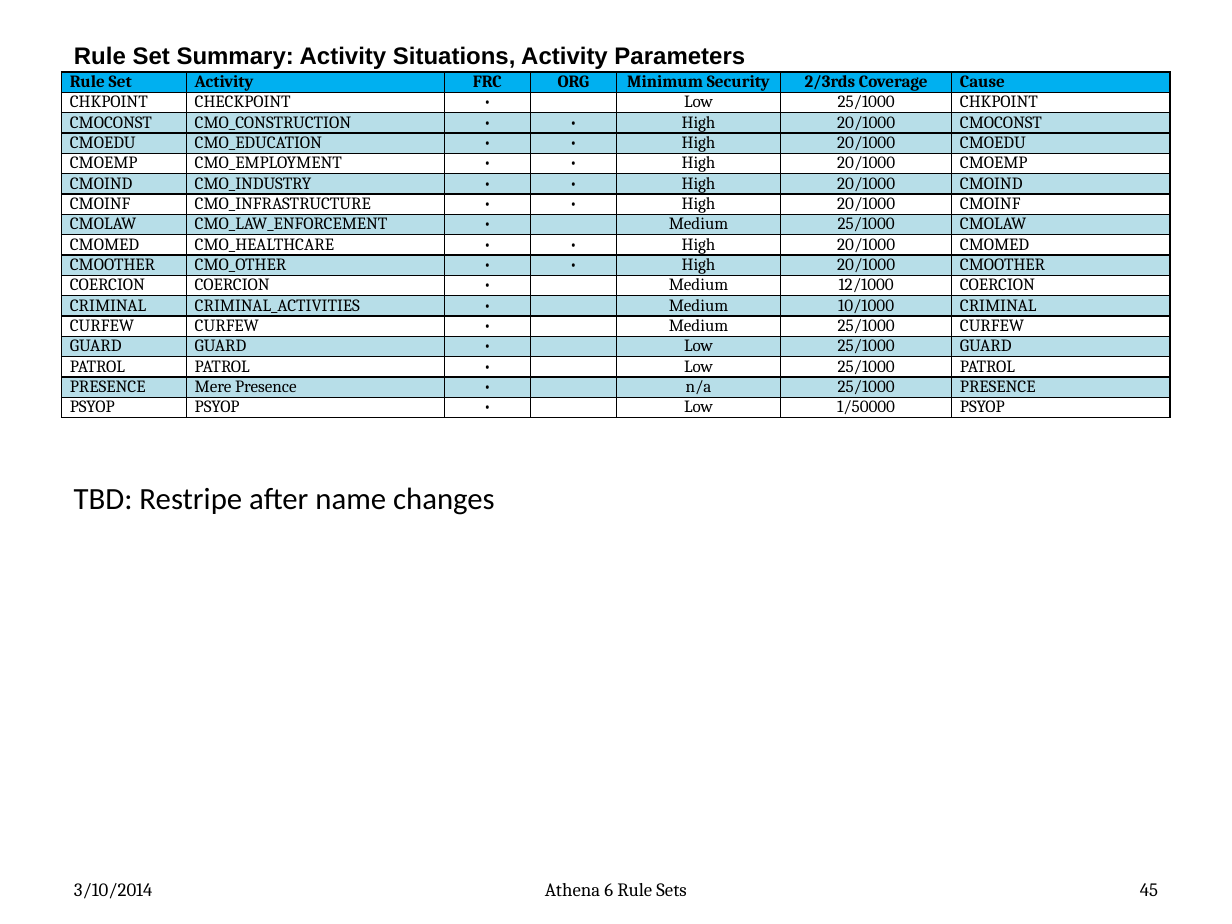
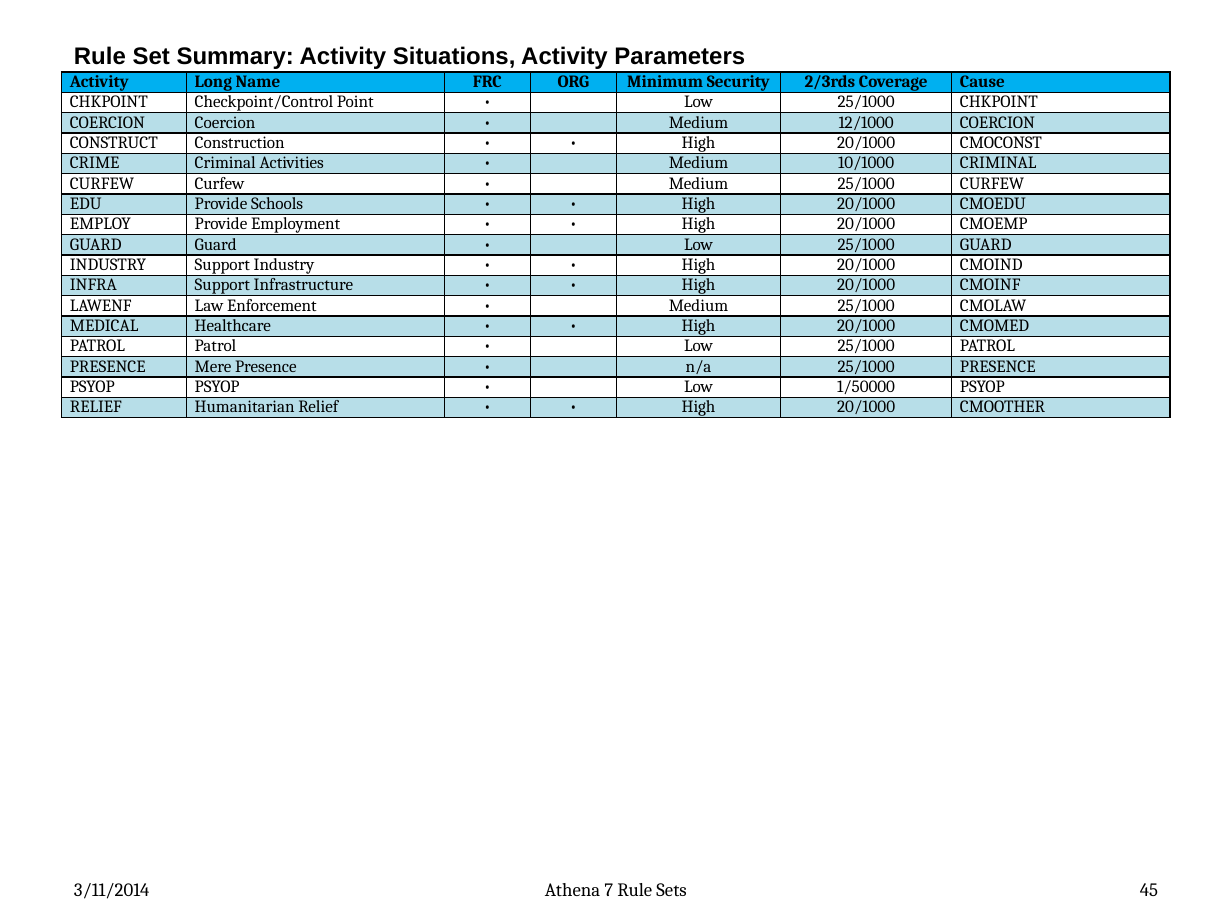
Before and after one commit to AthenaModel/athena-legacy, a slide deck: slide 45 of docs/dev/rules.pptx. Drawn at 1232x924 pixels with LibreOffice and Linux fonts; fonts in the diff are those of the drawing. Boxes give left, top, right and bottom in pixels: in the first picture for what was removed or moved away, otherwise in the second. Text is boxed around its words. In the diff, an @@ line names an element or a change of style, - is before the commit and + after.

Commit message:
Fixed Bug #{4429}
Renamed all of the activity and actsit rule set names according to the
attached memo.  Updated the code, the tests, and the documentation.

```diff
--- a/docs/dev/rules.pptx
+++ b/docs/dev/rules.pptx
@@ table at box(62, 71, 1169, 420) @@
-row 1: Rule Set | Activity | FRC | ORG | Minimum Security | 2/3rds Coverage | Cause
-row 2: CHKPOINT | CHECKPOINT | • |  | Low | 25/1000 | CHKPOINT
-row 3: CMOCONST | CMO_CONSTRUCTION | • | • | High | 20/1000 | CMOCONST
-row 4: CMOEDU | CMO_EDUCATION | • | • | High | 20/1000 | CMOEDU
-row 5: CMOEMP | CMO_EMPLOYMENT | • | • | High | 20/1000 | CMOEMP
-row 6: CMOIND | CMO_INDUSTRY | • | • | High | 20/1000 | CMOIND
-row 7: CMOINF | CMO_INFRASTRUCTURE | • | • | High | 20/1000 | CMOINF
-row 8: CMOLAW | CMO_LAW_ENFORCEMENT | • |  | Medium | 25/1000 | CMOLAW
-row 9: CMOMED | CMO_HEALTHCARE | • | • | High | 20/1000 | CMOMED
-row 10: CMOOTHER | CMO_OTHER | • | • | High | 20/1000 | CMOOTHER
-row 11: COERCION | COERCION | • |  | Medium | 12/1000 | COERCION
-row 12: CRIMINAL | CRIMINAL_ACTIVITIES | • |  | Medium | 10/1000 | CRIMINAL
-row 13: CURFEW | CURFEW | • |  | Medium | 25/1000 | CURFEW
-row 14: GUARD | GUARD | • |  | Low | 25/1000 | GUARD
-row 15: PATROL | PATROL | • |  | Low | 25/1000 | PATROL
+row 1: Activity | Long Name | FRC | ORG | Minimum Security | 2/3rds Coverage | Cause
+row 2: CHKPOINT | Checkpoint/Control Point | • |  | Low | 25/1000 | CHKPOINT
+row 3: COERCION | Coercion | • |  | Medium | 12/1000 | COERCION
+row 4: CONSTRUCT | Construction | • | • | High | 20/1000 | CMOCONST
+row 5: CRIME | Criminal Activities | • |  | Medium | 10/1000 | CRIMINAL
+row 6: CURFEW | Curfew | • |  | Medium | 25/1000 | CURFEW
+row 7: EDU | Provide Schools | • | • | High | 20/1000 | CMOEDU
+row 8: EMPLOY | Provide Employment | • | • | High | 20/1000 | CMOEMP
+row 9: GUARD | Guard | • |  | Low | 25/1000 | GUARD
+row 10: INDUSTRY | Support Industry | • | • | High | 20/1000 | CMOIND
+row 11: INFRA | Support Infrastructure | • | • | High | 20/1000 | CMOINF
+row 12: LAWENF | Law Enforcement | • |  | Medium | 25/1000 | CMOLAW
+row 13: MEDICAL | Healthcare | • | • | High | 20/1000 | CMOMED
+row 14: PATROL | Patrol | • |  | Low | 25/1000 | PATROL
+row 17: RELIEF | Humanitarian Relief | • | • | High | 20/1000 | CMOOTHER
@@ fill #B7DEE8 to #FFFFFF in 28 cells @@
@@ fill none to #B7DEE8 in 45 cells @@
@@ fill #B7DEE8 to none in 19 cells @@
@@ text removed at box(74, 487, 495, 515) @@
-TBD: Restripe after name changes
@@ text at box(74, 883, 149, 899): text changed @@
-3/10/2014
+3/11/2014
@@ text at box(545, 883, 686, 896): text changed @@
-Athena 6 Rule Sets
+Athena 7 Rule Sets
```
Also in this commit, not shown: 72 other slides changed, 16 other files.
